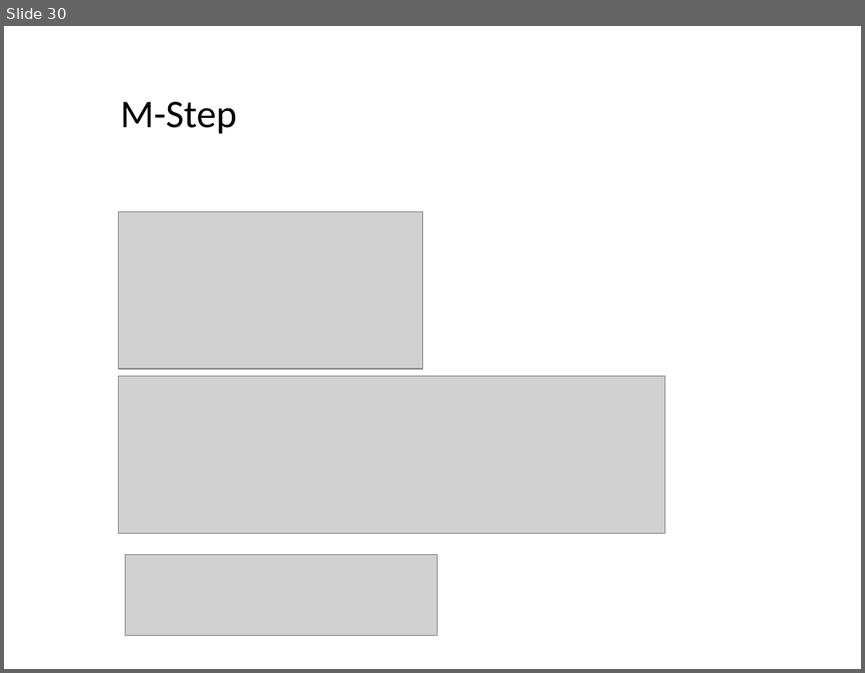
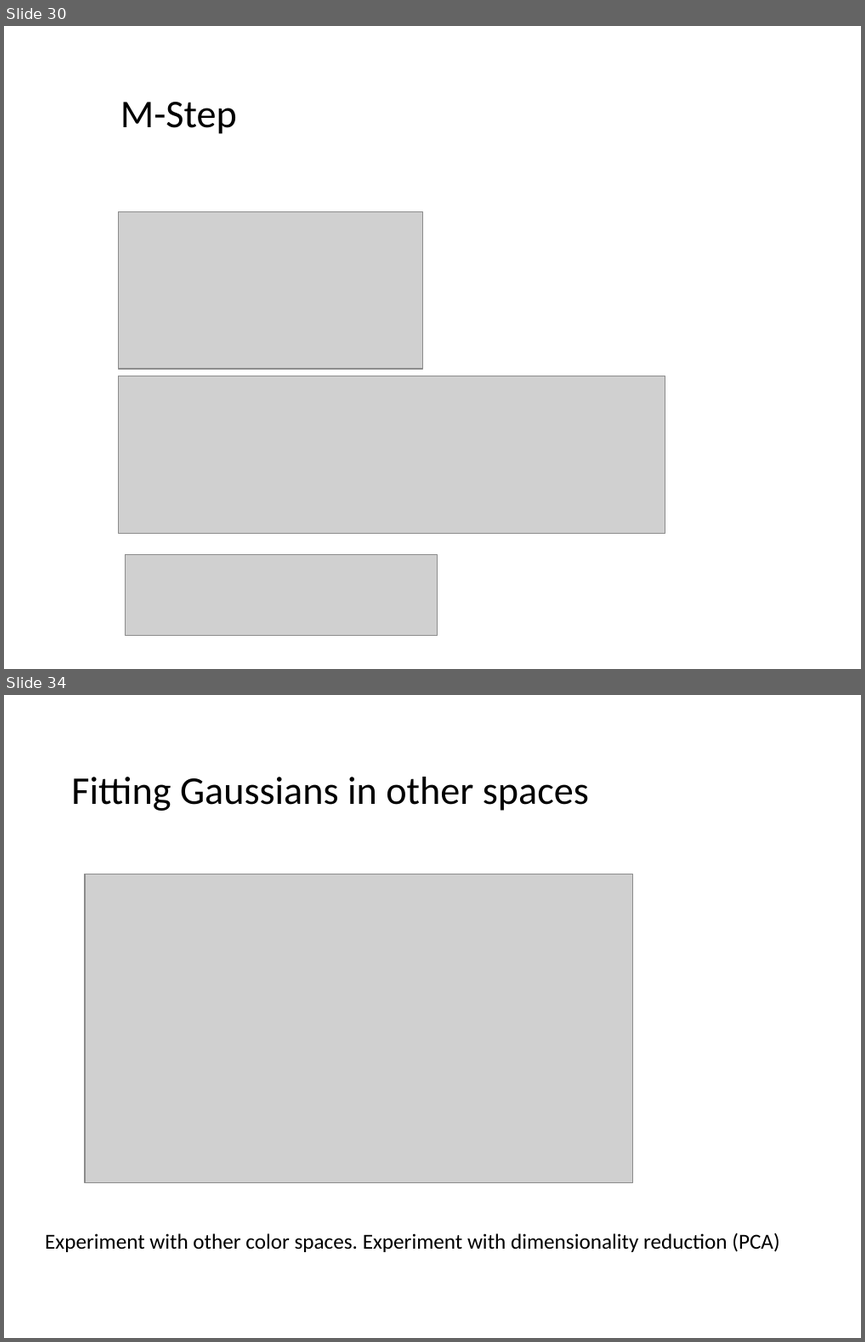
Before and after one commit to cmsc426spring2019/cmsc426spring2019.github.io, a slide deck: lectures/week_2/EM.ppt. Shown one above the other, each under a label of ours: slide 30 before the commit, slides 30 and 34 after it; the slides between them are not shown. The pictures are 865x673 and 865x1342 pixels, drawn with LibreOffice and Linux fonts; fonts in the diff are those of the drawing; grey boxes stand for pictures. Boxes give left, top, right and bottom in pixels: in the first picture for what was removed or moved away, otherwise in the second. Text is boxed around its words. In the diff, an @@ line names an element or a change of style, - is before the commit and + after.

```diff
--- a/lectures/week_2/EM.ppt
+++ b/lectures/week_2/EM.ppt
@@ slide 34 added at [4, 695, 861, 1338], background #FFFFFF @@
@@ title added at [71, 777, 589, 811], 33 pt, text #000000 @@
+Fitting Gaussians in other spaces
@@ picture added at [85, 874, 632, 1183] @@
@@ text added at [45, 1232, 779, 1252], 18 pt, text #000000 @@
+Experiment with other color spaces. Experiment with dimensionality reduction (PCA)
```
Also in this commit, not shown: 5 slides changed, 2 other slides added.
